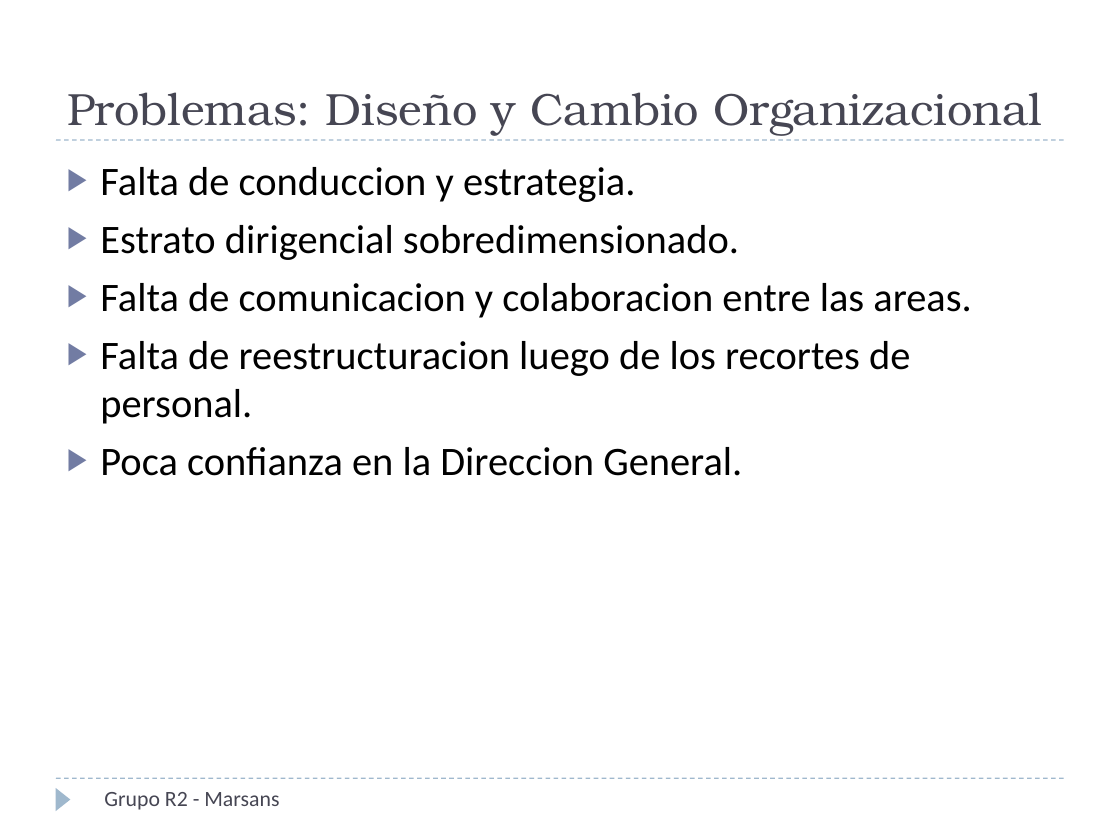
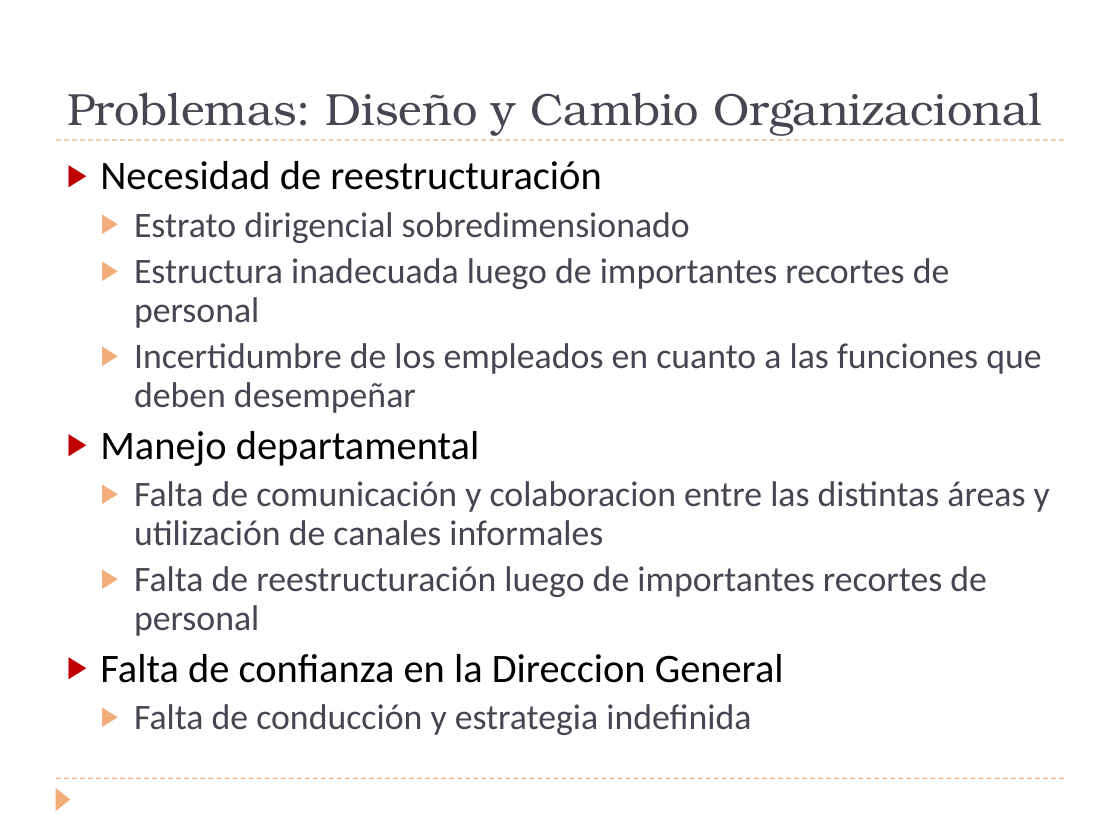
Before and after one commit to invernizzie/fiuba-grupoestrucorga, a slide deck: slide 4 of Trabajo Practico/Presentacion/Presentación1.ppt. Drawn at 1120x840 pixels with LibreOffice and Linux fonts; fonts in the diff are those of the drawing. Boxes give left, top, right and bottom in pixels: in the first picture for what was removed or moved away, otherwise in the second. Text is boxed around its words. In the diff, an @@ line names an element or a change of style, - is before the commit and + after.

```diff
--- a/Trabajo Practico/Presentacion/Presentación1.ppt
+++ b/Trabajo Practico/Presentacion/Presentación1.ppt
@@ line (56, 140) - (1064, 140): stroke #9FB8CD 0.74 pt dashed to #F2AD7A 0.74 pt dashed @@
@@ text at (100, 161, 1050, 735): text changed; size 26 to 23 pt; text colour #000000 to #464653 @@
-▶ Falta de conduccion y estrategia.
-▶ Estrato dirigencial sobredimensionado.
-▶ Falta de comunicacion y colaboracion entre las areas.
-▶ Falta de reestructuracion luego de los recortes de personal.
-▶ Poca confianza en la Direccion General.
+▶ Necesidad de reestructuración
+  ▶ Estrato dirigencial sobredimensionado
+  ▶ Estructura inadecuada luego de importantes recortes de personal
+  ▶ Incertidumbre de los empleados en cuanto a las funciones que deben desempeñar
+▶ Manejo departamental
+  ▶ Falta de comunicación y colaboracion entre las distintas áreas y utilización de canales informales
+  ▶ Falta de reestructuración luego de importantes recortes de personal
+▶ Falta de confianza en la Direccion General
+  ▶ Falta de conducción y estrategia indefinida
@@ line (56, 778) - (1064, 778): stroke #9FB8CD 0.74 pt dashed to #F2AD7A 0.74 pt dashed @@
@@ triangle at (56, 787, 71, 811): fill #9FB8CD to #F2AD7A @@
@@ text removed at (104, 792, 279, 810) @@
-Grupo R2 - Marsans
```
Also in this commit, not shown: 4 other slides changed, 6 slides added, 8 slides removed, 3 other files.
